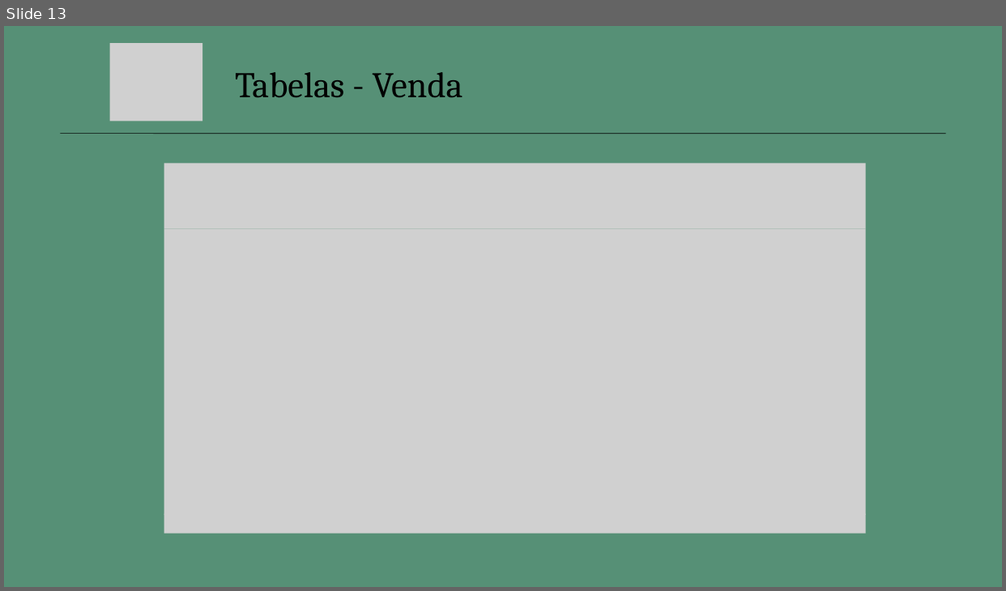
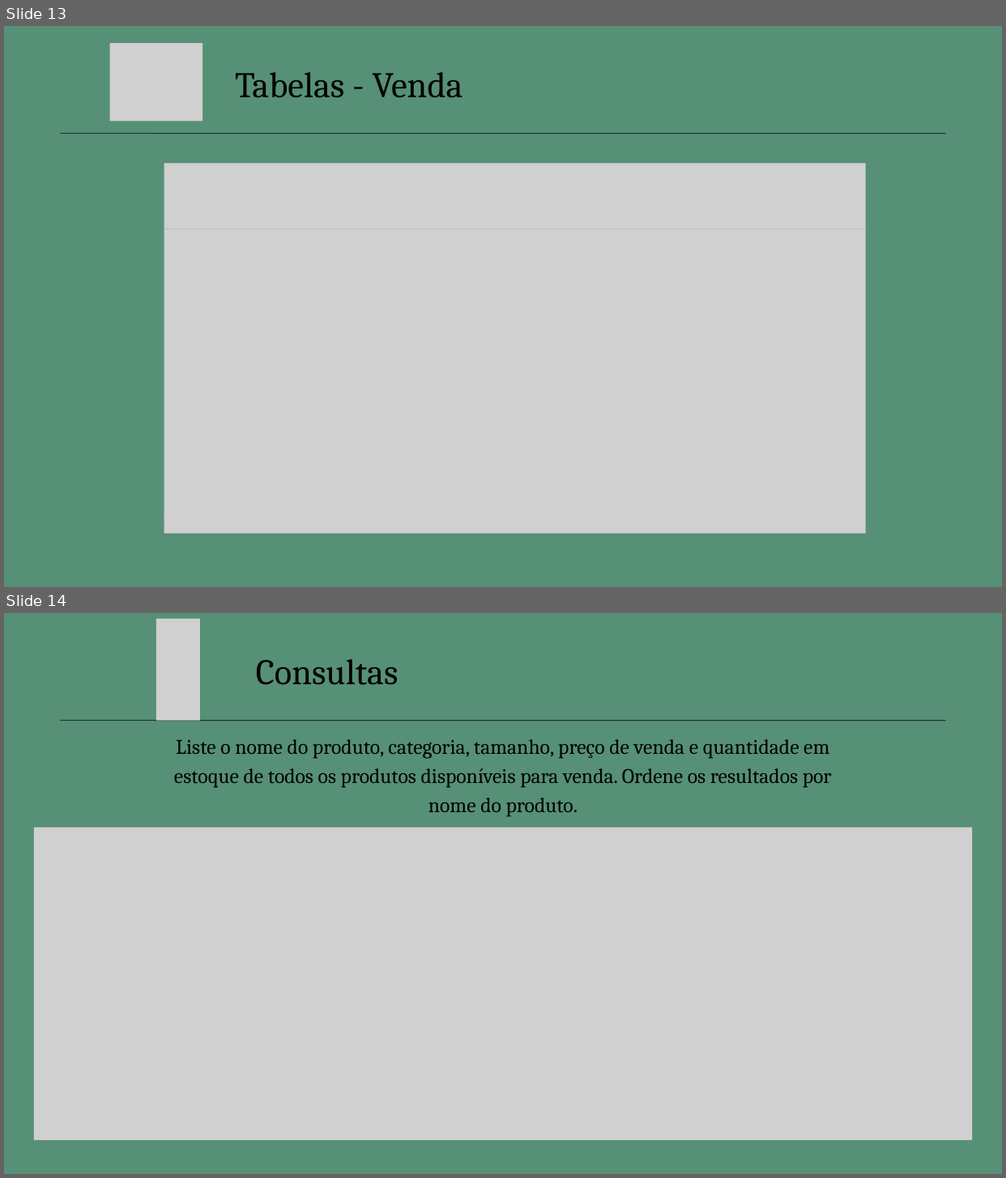
Before and after one commit to maiarakothe/Monamu, a slide deck: Monamu_Slides.pptx. Shown one above the other, each under a label of ours: slide 13 before the commit, slides 13 and 14 after it. The pictures are 1006x591 and 1006x1178 pixels, drawn with LibreOffice and Linux fonts; fonts in the diff are those of the drawing; grey boxes stand for pictures. Boxes give left, top, right and bottom in pixels: in the first picture for what was removed or moved away, otherwise in the second. Text is boxed around its words. In the diff, an @@ line names an element or a change of style, - is before the commit and + after.

Commit message:
Adição das Consultas nos Slides

```diff
--- a/Monamu_Slides.pptx
+++ b/Monamu_Slides.pptx
@@ slide 14 added at (4, 613, 1002, 1174), background #569076 @@
@@ picture added at (156, 619, 200, 720) @@
@@ text added at (256, 659, 398, 685), 52 pt, text #000000 @@
+Consultas
@@ line added from (60, 720) to (946, 720), #000000 0.75 pt @@
@@ text added at (174, 739, 832, 816), 30 pt, text #000000 @@
+Liste o nome do produto, categoria, tamanho, preço de venda e quantidade em estoque de todos os produtos disponíveis para venda. Ordene os resultados por nome do produto.
@@ picture added at (34, 828, 972, 1141) @@
```
Also in this commit, not shown: 3 other slides added.
